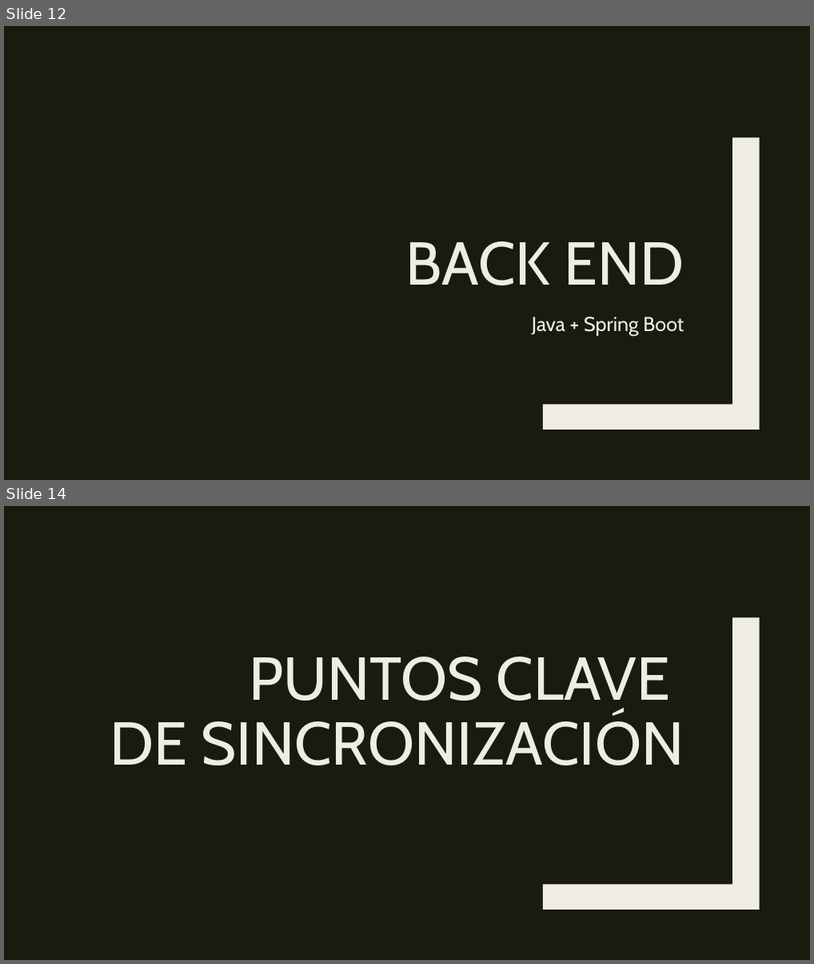
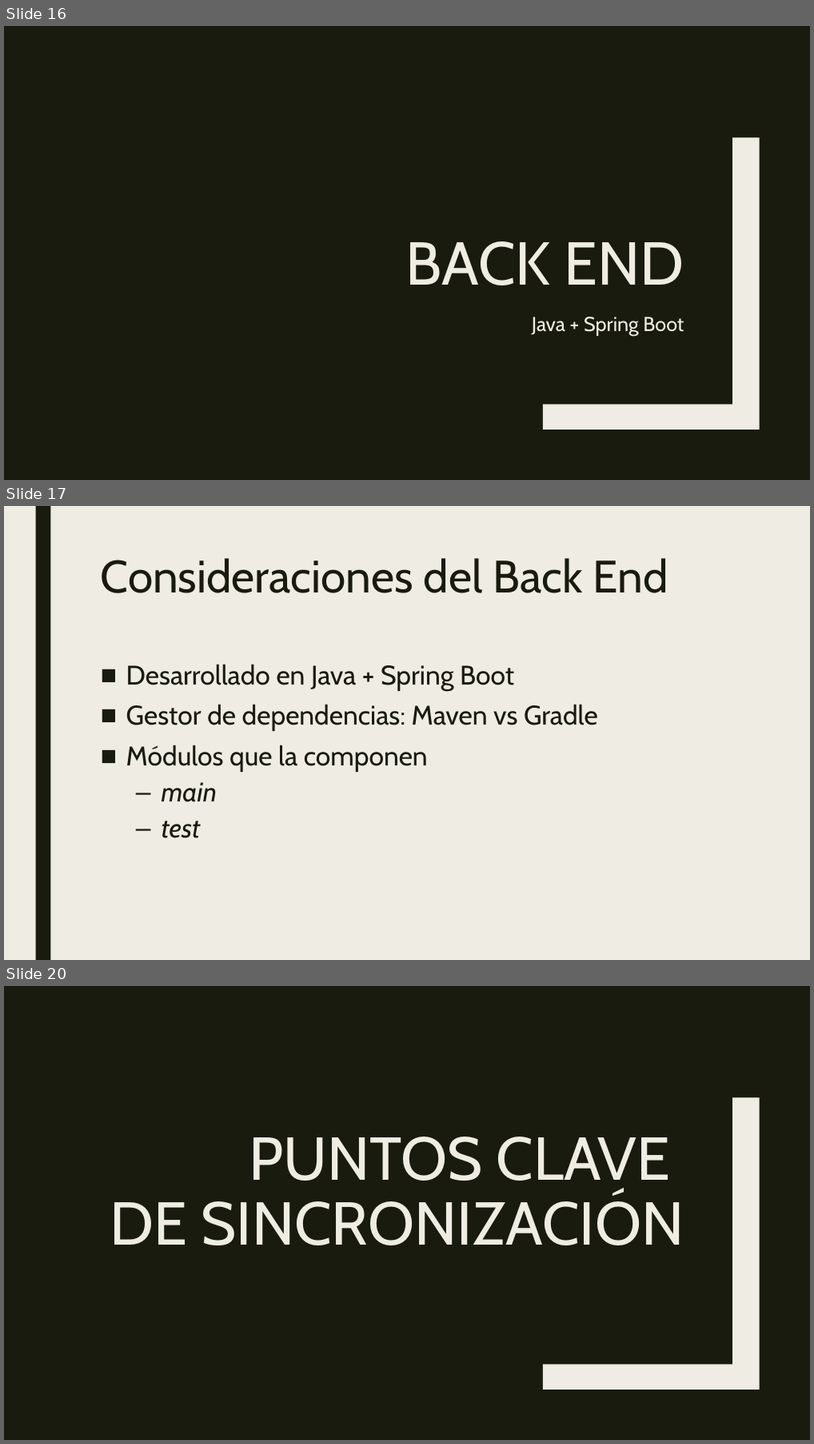
Before and after one commit to daniescorpio/Alafia, a slide deck: AlafiaPresentacion.pptx. Shown one above the other, each under a label of ours: slides 12 and 14 before the commit, slides 16, 17 and 20 after it; the slides between them are not shown. The pictures are 814x964 and 814x1444 pixels, drawn with LibreOffice and Linux fonts; fonts in the diff are those of the drawing. Boxes give left, top, right and bottom in pixels: in the first picture for what was removed or moved away, otherwise in the second. Text is boxed around its words. In the diff, an @@ line names an element or a change of style, - is before the commit and + after.

```diff
--- a/AlafiaPresentacion.pptx
+++ b/AlafiaPresentacion.pptx
@@ slide 17 added at bbox=[4, 506, 810, 960], background #EFEDE3 @@
@@ rectangle added at bbox=[35, 506, 50, 960], fill #191B0E @@
@@ title added at bbox=[101, 558, 668, 593], 54 pt, text #191B0E @@
+Consideraciones del Back End
@@ text added at bbox=[126, 664, 598, 838], 32 pt, text #191B0E @@
+■ Desarrollado en Java + Spring Boot
+■ Gestor de dependencias: Maven vs Gradle
+■ Módulos que la componen
+  – main
+  – test
@@ what was slide 12 is now slide 16 @@
@@ what was slide 14 is now slide 20 @@
```
Also in this commit, not shown: 4 slides changed, 13 other slides added, 7 slides removed.
